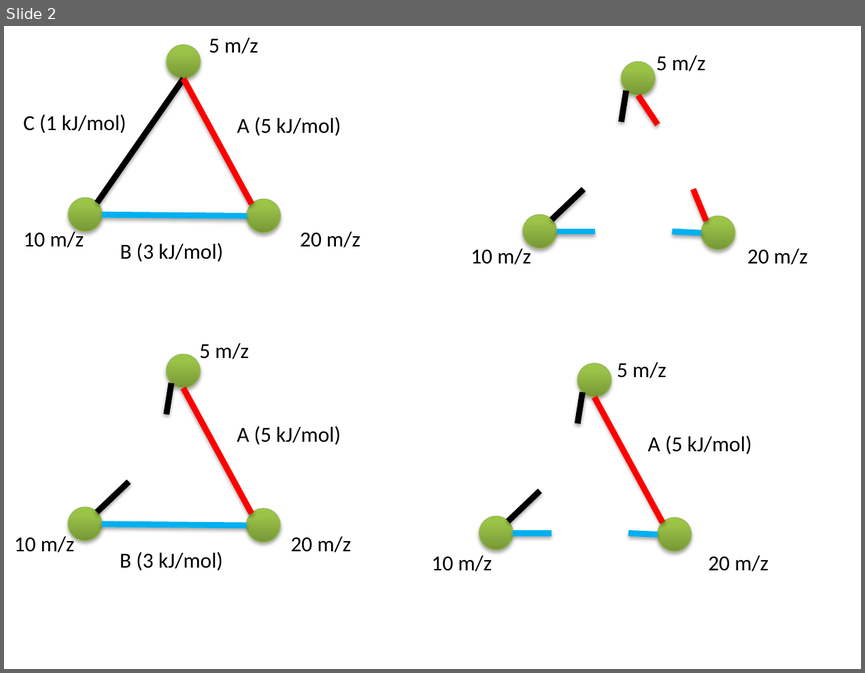
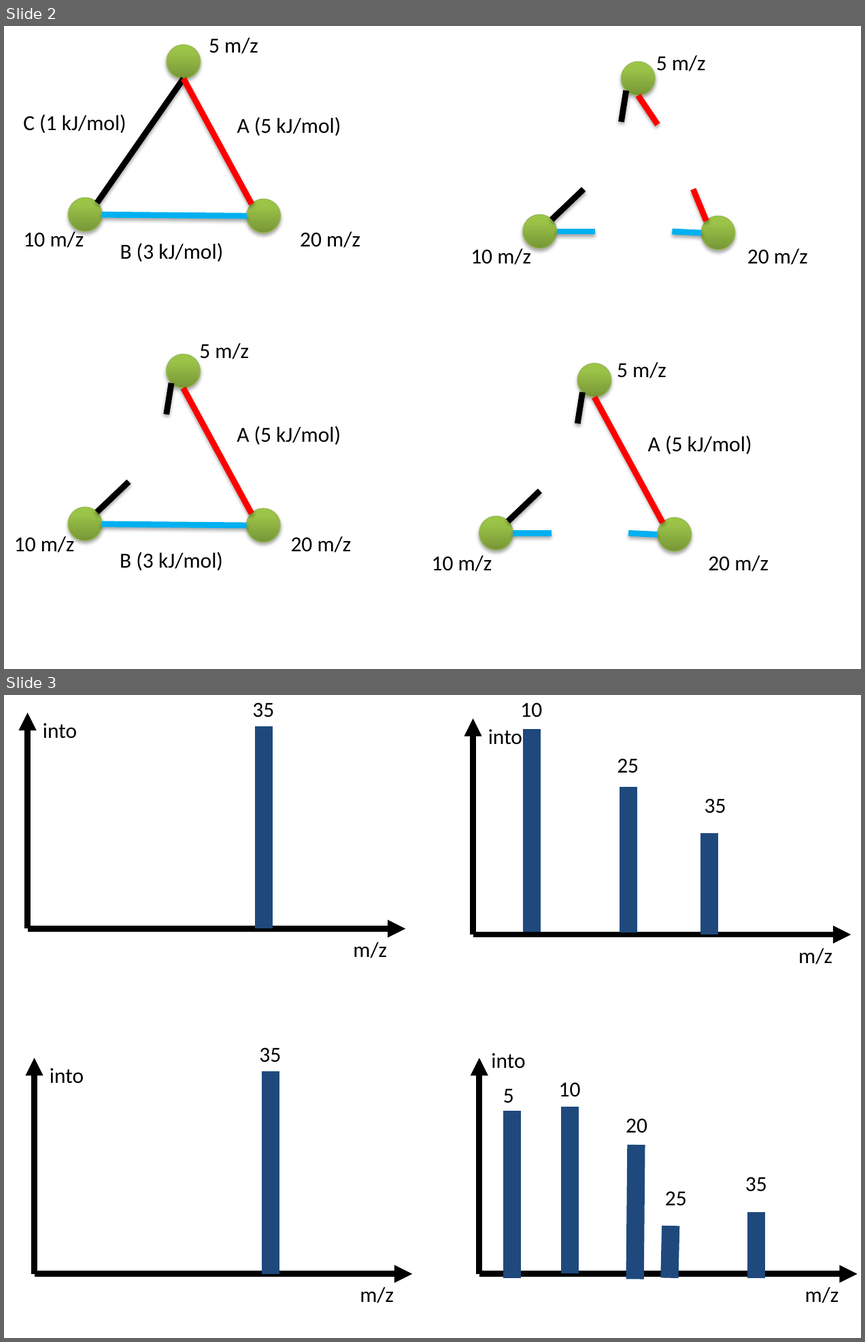
Before and after one commit to xieguigang/mzkit, a slide deck: Manuscript/chemical_graph.pptx. Shown one above the other, each under a label of ours: slide 2 before the commit, slides 2 and 3 after it. The pictures are 865x673 and 865x1342 pixels, drawn with LibreOffice and Linux fonts; fonts in the diff are those of the drawing. Boxes give left, top, right and bottom in pixels: in the first picture for what was removed or moved away, otherwise in the second. Text is boxed around its words. In the diff, an @@ line names an element or a change of style, - is before the commit and + after.

```diff
--- a/Manuscript/chemical_graph.pptx
+++ b/Manuscript/chemical_graph.pptx
@@ slide 3 added at (4, 695, 861, 1338), background #FFFFFF @@
@@ group added at (28, 702, 406, 958): 3 texts, 2 arrows, 1 line @@
+35
+m/z
+into
@@ group added at (473, 702, 851, 964): 5 texts, 3 lines, 2 arrows @@
+35
+m/z
+into
+10
+25
@@ group added at (34, 1047, 412, 1303): 3 texts, 2 arrows, 1 line @@
+35
+m/z
+into
@@ group added at (479, 1053, 857, 1303): 7 texts, 5 lines, 2 arrows @@
+35
+m/z
+into
+25
+20
+10
+5
```
Also in this commit, not shown: 5 other files.
